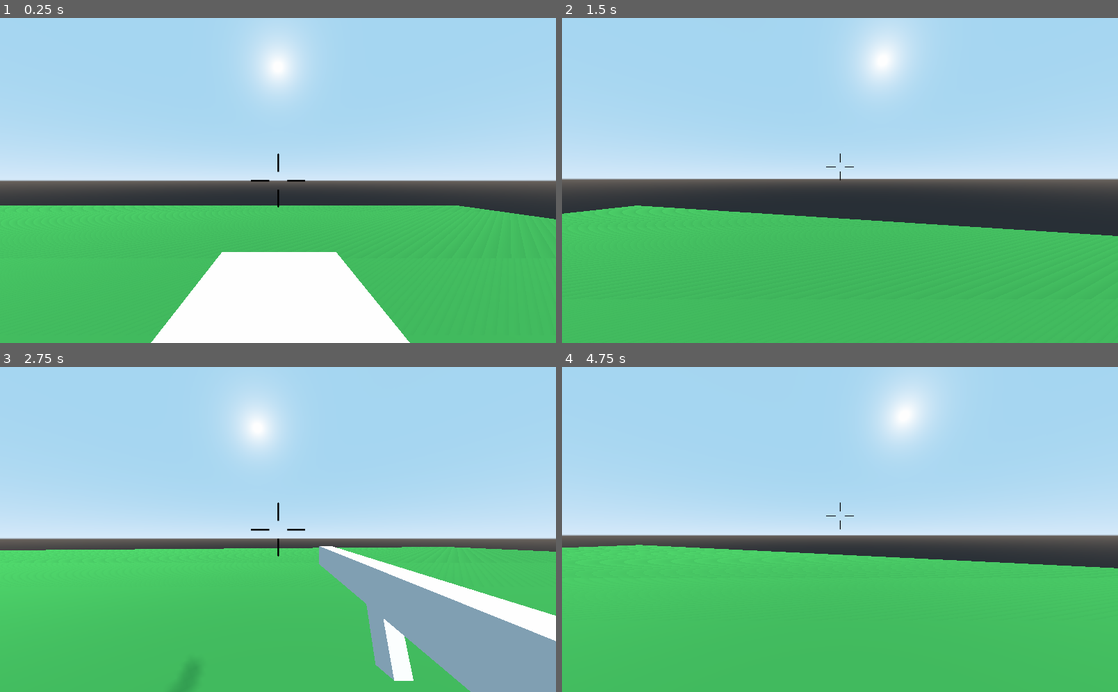
Above: before the commit, frames 1-4 (two rows, left to right).
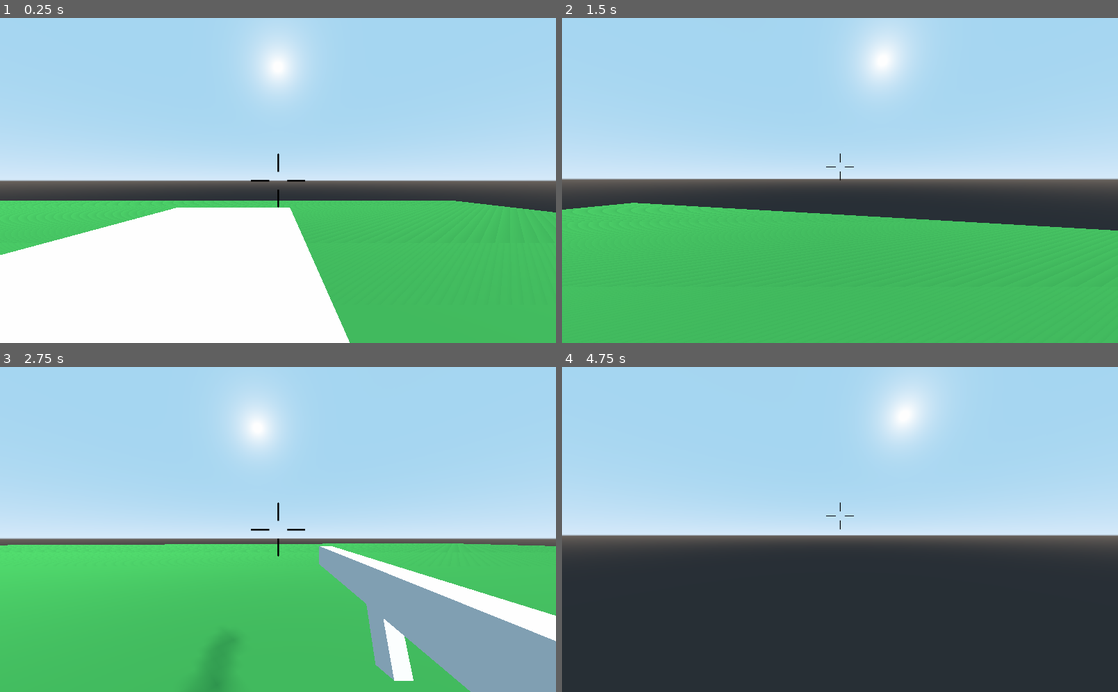
Above: after the commit, the same moments.

Repository: camgrodgers/senior-fps
Game: Godot game, scene res://Main.tscn
Two runs of this game, one before a commit and one after it. Both use one fixed random seed, a clock stepped at 60 frames per second and the inputs below.
Inputs (mouse positions are in pixels of both pictures, inside the frame that each line leads up to):
- Up to frame 1 (0.25 s): no input
- Up to frame 2 (1.5 s): move the mouse to (867, 180) at 0.52 s; hold Up (move_forward) from 0.53 s (still down); tap C (crouch) at 0.6 s; tap Space (jump) at 0.77 s; click (867, 180) at 0.8 s; move the mouse to (812, 180) at 1.27 s; click (812, 180) at 1.35 s
- Up to frame 3 (2.75 s): keep holding Up (move_forward); tap Space (jump) at 1.52 s; right-click (250, 529) at 1.55 s; move the mouse to (289, 523) at 2.02 s; hold Right mouse button (use_item_alt) from 2.03 s (still down); tap C (crouch) at 2.3 s
- Up to frame 4 (4.75 s): keep holding Up (move_forward); move the mouse to (834, 536) at 2.77 s; release Right mouse button (use_item_alt) at 2.78 s; tap C (crouch) at 2.85, 4.55 s; tap Space (jump) at 3.02, 3.77, 4.52 s; click (834, 536) at 3.05 s; move the mouse to (878, 532) at 3.52 s; hold Shift (sprint) 3.53-4.28 s; right-click (878, 532) at 3.8 s; move the mouse to (795, 526) at 4.27 s; click (795, 526) at 4.35 s

The runs differ from the first frame. In frame 1, 18% of the frame differs, in the area x 0-100%, y 56-100%; in frame 2, 1.2%; in frame 3, 1.8%; in frame 4, 42%, in the area x 0-100%, y 54-100%.
Error in both runs: Invalid get index '0' (on base: 'Array'). (res://Enemies/Enemy.gd:145)

Commit message:
adding camera shake

Diff:
--- a/Player/Player.gd
+++ b/Player/Player.gd
@@ -36,7 +36,7 @@
 		set_process_input(false)
 
 	# Movement
-	var aiming = $Camera.transform.basis
+	var aiming = $CameraHolder.transform.basis
 	var direction: Vector3 = Vector3()
 
 	if Input.is_action_pressed("move_forward"):
@@ -58,10 +58,10 @@
 
 	if(Input.is_action_just_pressed("crouch") && is_on_floor()):
 		if(isCrouching):
-			$Camera.translation.y += 1
+			$CameraHolder.translation.y += 1
 			$HUD.zoomOut()
 		else:
-			$Camera.translation.y -= 1
+			$CameraHolder.translation.y -= 1
 			$HUD.zoomIn()
 		isCrouching = !isCrouching
 
@@ -98,7 +98,7 @@
 		if(stamina < 100):
 			stamina += 0.2
 
-	print(stamina)
+#	print(stamina)
 
 	if(isCrouching):
 		vel.x = vel.x * 0.75
@@ -118,15 +118,15 @@
 
 	# Using items/weapons
 	if Input.is_action_pressed("use_item_alt"):
-		$Camera/ItemHolder.visible = true
+		$CameraHolder/Camera/ItemHolder.visible = true
 	else:
-		$Camera/ItemHolder.visible = false
+		$CameraHolder/Camera/ItemHolder.visible = false
 
 	if Input.is_action_just_pressed("use_item"):
 		if not Input.is_action_pressed("use_item_alt"):
 			return
 
-		var ray: RayCast = $Camera/RayCast
+		var ray: RayCast = $CameraHolder/Camera/RayCast
 
 		ray.force_raycast_update()
 		if !ray.is_colliding():
@@ -137,6 +137,9 @@
 		print(obj)
 		if obj.has_method("take_damage"):
 			obj.take_damage()
+
+	# Screen shake
+	screen_shake(delta)
 
 # Camera motion
 export var turn_speed = 50
@@ -150,6 +153,22 @@
 var inverse_x_factor = -1
 var inverse_y_factor = -1
 
+var screen_shake_width: float = 2
+var screen_shake_angle: float = 0
+var screen_shake_radius: float = 0
+
+func screen_shake(delta: float):
+	screen_shake_radius = screen_shake_width * sqrt(cos(2 * deg2rad(screen_shake_angle)))
+	var offset_x = screen_shake_radius * cos(deg2rad(screen_shake_angle))
+	var offset_y = screen_shake_radius * sin(deg2rad(screen_shake_angle))
+	$CameraHolder/Camera.translation = Vector3(offset_x, offset_y, 0)
+	print(screen_shake_angle)
+
+	screen_shake_angle += delta * 10
+	if screen_shake_angle > 359.9:
+		screen_shake_angle = 0
+	pass
+
 func _input(event):
 	if !event is InputEventMouseMotion:
 		return
@@ -158,7 +177,7 @@
 	aim_y += event.relative.y * turn_factor * inverse_y_factor
 	aim_y = clamp(aim_y, -1.5, 1.5)
 
-	$Camera.set_rotation(Vector3(aim_y, aim_x, 0))
+	$CameraHolder.set_rotation(Vector3(aim_y, aim_x, 0))
 
 ## Enemy/hazard interactions ##
 func hitboxes() -> Array:
--- a/Player/Player.tscn
+++ b/Player/Player.tscn
@@ -37,20 +37,22 @@
 [node name="PlayerStats" type="Node" parent="."]
 script = ExtResource( 3 )
 
-[node name="Camera" type="Camera" parent="."]
+[node name="CameraHolder" type="Spatial" parent="."]
+
+[node name="Camera" type="Camera" parent="CameraHolder"]
 transform = Transform( 1, 0, 0, 0, 1, 0, 0, 0, 1, 0, 1.998, 0 )
 fov = 90.0
 far = 1000.0
 
-[node name="RayCast" type="RayCast" parent="Camera"]
+[node name="RayCast" type="RayCast" parent="CameraHolder/Camera"]
 enabled = true
 cast_to = Vector3( 0, 0, -1000 )
 collide_with_areas = true
 
-[node name="ItemHolder" type="Spatial" parent="Camera"]
+[node name="ItemHolder" type="Spatial" parent="CameraHolder/Camera"]
 transform = Transform( 1, 0, 0, 0, 1, 0, 0, 0, 1, 0.438983, -0.238201, -0.790554 )
 
-[node name="TestGun" parent="Camera/ItemHolder" instance=ExtResource( 4 )]
+[node name="TestGun" parent="CameraHolder/Camera/ItemHolder" instance=ExtResource( 4 )]
 
 [node name="Hitbox" type="Area" parent="."]
 collision_layer = 0
